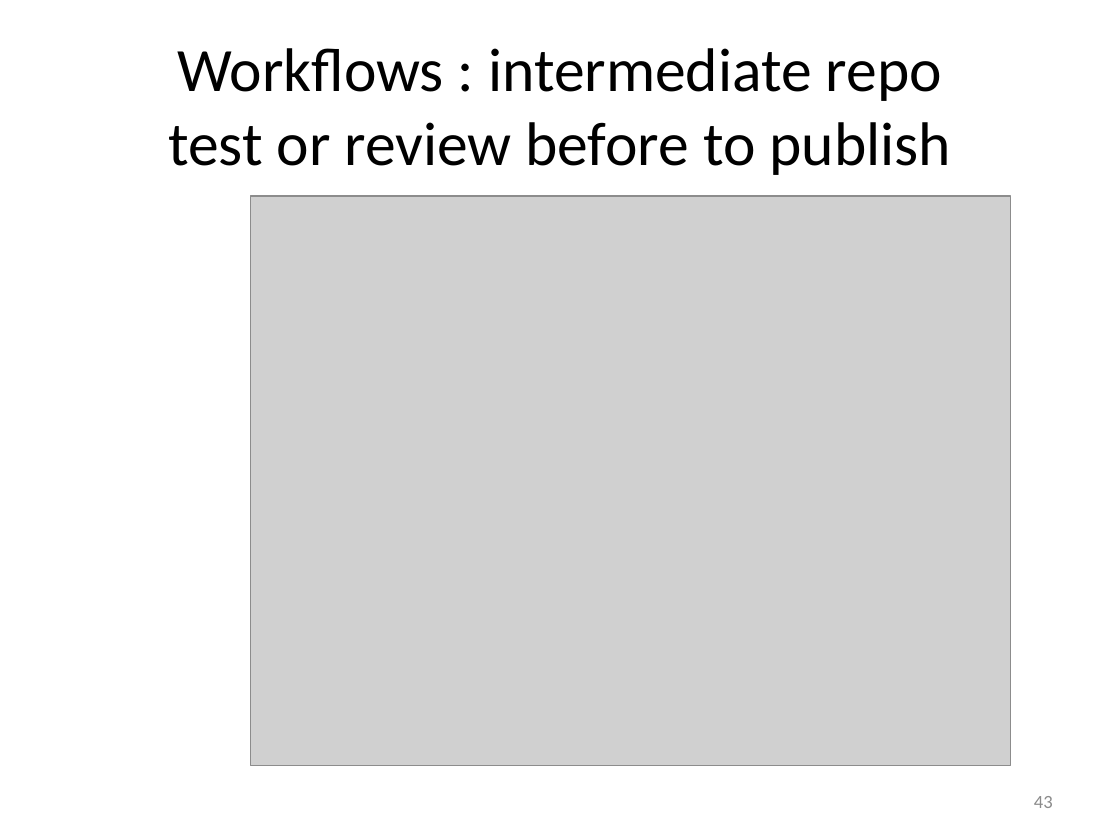
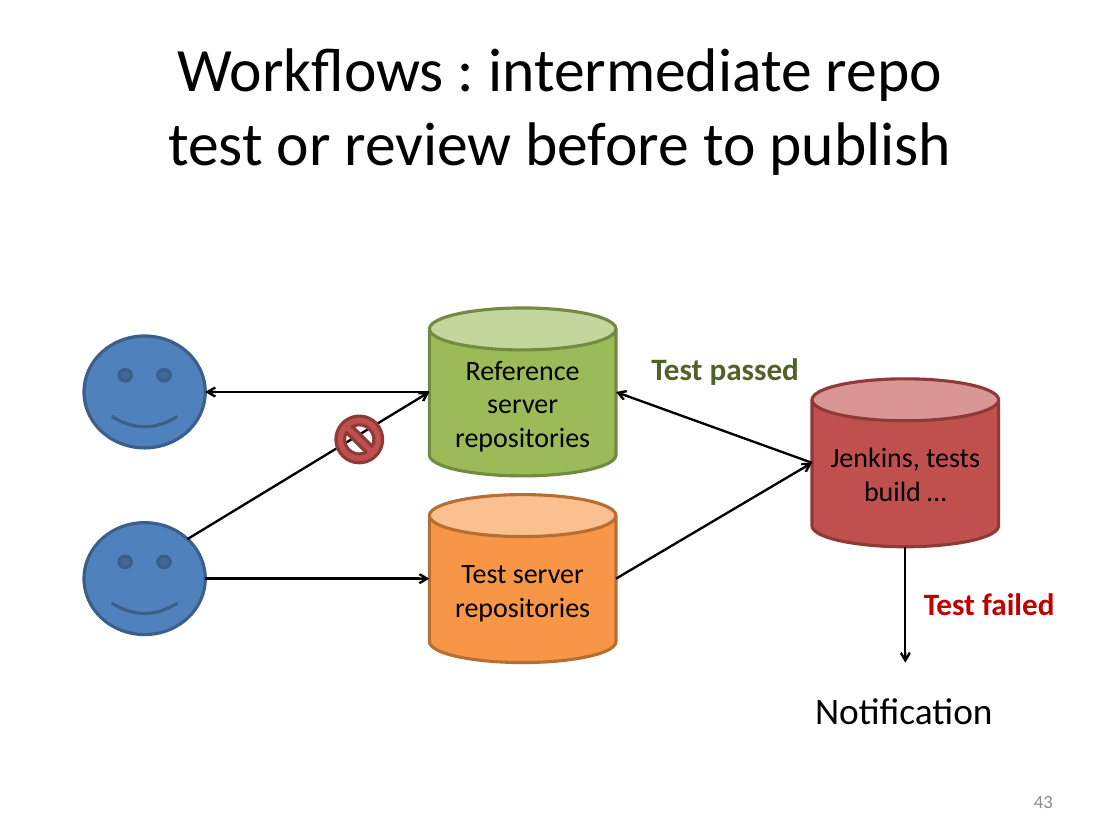
Before and after one commit to adrien59cadri/git_presentation, a slide deck: slide 43 of powerpoint/Nouveau Microsoft PowerPoint Presentation.pptx. Drawn at 1120x840 pixels with LibreOffice and Linux fonts; fonts in the diff are those of the drawing; grey boxes stand for pictures. Boxes give left, top, right and bottom in pixels: in the first picture for what was removed or moved away, otherwise in the second. Text is boxed around its words. In the diff, an @@ line names an element or a change of style, - is before the commit and + after.

```diff
--- a/powerpoint/Nouveau Microsoft PowerPoint Presentation.pptx
+++ b/powerpoint/Nouveau Microsoft PowerPoint Presentation.pptx
@@ picture removed at box(251, 196, 1011, 765) @@
@@ cylinder added at box(429, 308, 616, 476), fill #9BBB59, outline #738A42 2 pt, 18 pt, text #000000 @@
+Reference server repositories
@@ smiley face added at box(84, 336, 205, 448), fill #4F81BD, outline #3A5F8C 2 pt @@
@@ text added at box(651, 358, 799, 385), 20 pt, text #4F6228, bold @@
+Test passed
@@ cylinder added at box(812, 379, 999, 547), fill #C0504D, outline #8E3B39 2 pt, 18 pt, text #000000 @@
+Jenkins, tests build …
@@ arrow added from (187, 539) to (429, 392), #000000 1.5 pt @@
@@ arrow added from (429, 392) to (205, 392), #000000 1.5 pt @@
@@ no-entry sign added at box(336, 417, 383, 464), fill #C0504D, outline #8E3B39 2 pt @@
@@ arrow added from (812, 463) to (616, 392), #000000 1.5 pt @@
@@ arrow added from (616, 579) to (812, 463), #000000 1.5 pt @@
@@ cylinder added at box(429, 495, 616, 663), fill #F79646, outline #B76F34 2 pt, 18 pt, text #000000 @@
+Test server repositories
@@ smiley face added at box(84, 523, 205, 635), fill #4F81BD, outline #3A5F8C 2 pt @@
@@ arrow added from (905, 547) to (905, 663), #000000 1.5 pt @@
@@ arrow added from (205, 579) to (429, 579), #000000 1.5 pt @@
@@ text added at box(924, 593, 1054, 616), 20 pt, text #C00000, bold @@
+Test failed
@@ text added at box(815, 698, 992, 725), 24 pt, text #000000 @@
+Notification
```
Also in this commit, not shown: 3 other slides changed, 1 slide added, 2 slides removed, 2 other files.
